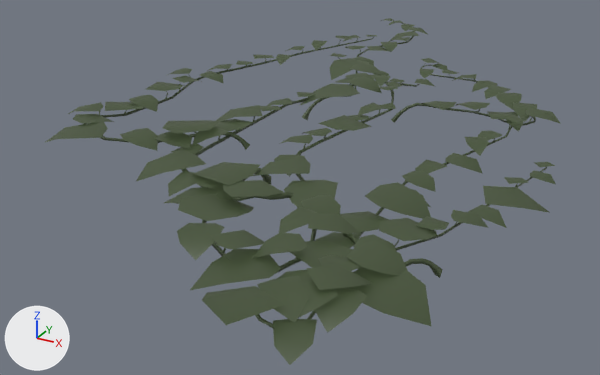
A saved change to the FBX model Assets/ArtRes/Map/Ivy/scene_Ivy4.fbx.
Camera for both pictures: a 50 mm camera at (2.4, -4.86, 2.33) aimed at (-0.8, 0.94, -0.57). The axes (+X, +Y, +Z) are drawn at lower left. The lights are the same throughout. Where no turn or scale is listed for an object, it has been applied to the vertices. Vertices at the same position are counted once.

The first picture shows 'Ivy4'.
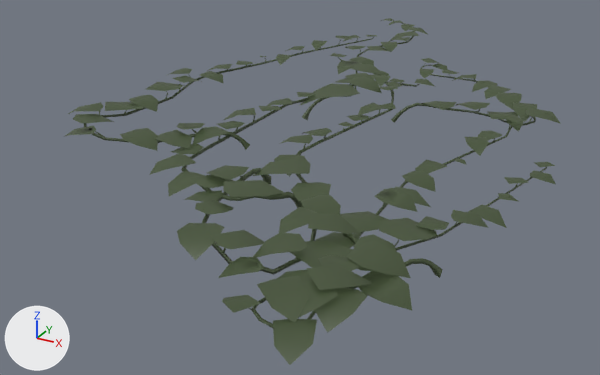
Where the newer file only moved an object's origin or applied its transform, the numbers keep the older frame.

The change, as a list of edits to the scene's bpy script:
```text
Change me_ivy_ground_direct_1_001:
    used by ob_ivy4; location = (0.0, 0.0, 0.0)
    remove me_ivy_ground_direct_1_001.from_pydata(...)  # 2373 vertices, 3024 faces; spans x -2.47..1.45, y -2.13..4.97, z -0.06..0.19
    add me_ivy_ground_direct_1_001.from_pydata(...)  # 2363 vertices, 3018 faces; spans x -2.47..1.39, y -2.07..4.97, z -0.06..0.19
    me_ivy_ground_direct_1_001 part 1: the loose piece of 6 vertices spanning x 0.99..1.45, y 0.0..0.36, z -0.03..0.08 is scaled about its middle by 0.315, then moved by (-0.03, 0.01, 0.03)
    me_ivy_ground_direct_1_001 part 2: the loose piece of 6 vertices spanning x 0.14..0.66, y -2.13..-1.72, z 0.06..0.19 is scaled about its middle by 0.469, then moved by (0.02, 0.0, 0.02)
    me_ivy_ground_direct_1_001 part 3: the loose piece of 7 vertices spanning x -0.54..-0.17, y 0.73..1.19, z 0.0..0.12 is scaled about its middle by 0.315, then moved by (0.01, -0.05, 0.03)
    me_ivy_ground_direct_1_001 part 4: the loose piece of 8 vertices spanning x -0.16..0.2, y -0.6..-0.17, z -0.01..0.1 is scaled about its middle by 0.742, then moved by (0.0, 0.01, 0.01)
    me_ivy_ground_direct_1_001 part 5: the loose piece of 8 vertices spanning x -0.6..-0.15, y -1.16..-0.63, z 0.0..0.13 is scaled about its middle by 0.507, then moved by (0.0, -0.04, 0.02)
    me_ivy_ground_direct_1_001 part 6: the loose piece of 7 vertices spanning x -0.87..-0.33, y -0.99..-0.59, z -0.01..0.11 is scaled about its middle by 0.529, then moved by (0.03, 0.0, 0.02)
    me_ivy_ground_direct_1_001 part 7: the loose piece of 7 vertices spanning x -0.88..-0.36, y -0.73..-0.34, z 0.05..0.18 is scaled about its middle by 0.638, then moved by (0.03, 0.01, 0.01)
    me_ivy_ground_direct_1_001 part 8: the loose piece of 6 vertices spanning x -2.16..-1.89, y 2.26..2.56, z 0.03..0.11 is scaled about its middle by 0.315, then moved by (0.0, -0.01, 0.02)
    me_ivy_ground_direct_1_001 part 9: the loose piece of 7 vertices spanning x 0.58..0.87, y 0.59..0.81, z 0.0..0.07 is scaled about its middle by 0.315, then moved by (-0.03, -0.01, 0.02)
    me_ivy_ground_direct_1_001 part 10: the loose piece of 6 vertices spanning x -1.38..-0.96, y 0.46..0.84, z 0.05..0.16 is scaled about its middle by 0.638, then moved by (0.01, 0.0, 0.01)
    me_ivy_ground_direct_1_001 part 11: the loose piece of 7 vertices spanning x -1.39..-0.99, y 0.23..0.6, z 0.02..0.13 is scaled about its middle by 0.638, then moved by (0.02, 0.01, 0.01)
    me_ivy_ground_direct_1_001 part 12: the loose piece of 7 vertices spanning x -1.27..-0.83, y -0.68..-0.23, z 0.01..0.12 is scaled about its middle by 0.669, then moved by (-0.01, 0.01, 0.01)
    me_ivy_ground_direct_1_001 part 13: 32 vertices removed from x -0.04..1.24, y -1.69..0.19, z -0.03..0.18; 27 vertices added at x 0.07..1.12, y -1.57..0.18, z 0.01..0.17
    me_ivy_ground_direct_1_001 part 14: 25 vertices removed from x -2.29..-0.34, y -0.56..0.87, z 0.04..0.18; 21 vertices added at x -2.15..-0.35, y -0.44..0.86, z 0.06..0.17
    me_ivy_ground_direct_1_001 part 15: 8 vertices removed from x -1.31..-0.91, y 2.27..2.74, z 0.0..0.12; 7 vertices added at x -1.24..-0.98, y 2.38..2.68, z 0.03..0.11
```

What differs and where, as boxes [x1, y1, x2, y2] in the pictures (600 x 375 px; the box of a moved part takes in the faces that stretch with it):
'Ivy4', reshaped: before [44, 18, 561, 365]; after [64, 18, 561, 365]
part 1 of me_ivy_ground_direct_1_001, moved or reshaped: before [483, 186, 550, 213]; after [498, 193, 519, 202]
part 2 of me_ivy_ground_direct_1_001, moved or reshaped: before [202, 286, 285, 325]; after [222, 295, 261, 313]
part 3 of me_ivy_ground_direct_1_001, moved or reshaped: before [318, 115, 372, 131]; after [339, 122, 353, 126]
part 4 of me_ivy_ground_direct_1_001, moved or reshaped: before [284, 180, 338, 208]; after [291, 182, 331, 202]
part 5 of me_ivy_ground_direct_1_001, moved or reshaped: before [178, 193, 254, 221]; after [195, 201, 233, 215]
part 6 of me_ivy_ground_direct_1_001, moved or reshaped: before [164, 186, 233, 204]; after [184, 190, 222, 202]
part 7 of me_ivy_ground_direct_1_001, moved or reshaped: before [193, 162, 260, 185]; after [207, 165, 249, 180]
part 8 of me_ivy_ground_direct_1_001, moved or reshaped (not visible afterwards): before [253, 54, 274, 59]
part 9 of me_ivy_ground_direct_1_001, moved or reshaped: before [445, 153, 483, 174]; after [455, 158, 467, 165]
part 10 of me_ivy_ground_direct_1_001, moved or reshaped: before [216, 105, 262, 122]; after [222, 108, 256, 121]
part 11 of me_ivy_ground_direct_1_001, moved or reshaped: before [214, 119, 254, 131]; after [217, 121, 245, 129]
part 12 of me_ivy_ground_direct_1_001, moved or reshaped: before [136, 149, 206, 181]; after [149, 153, 196, 175]
part 13 of me_ivy_ground_direct_1_001, moved or reshaped: before [190, 182, 431, 326]; after [219, 187, 417, 310]
part 14 of me_ivy_ground_direct_1_001, moved or reshaped: before [44, 120, 344, 143]; after [64, 123, 344, 137]
part 15 of me_ivy_ground_direct_1_001, moved or reshaped: before [330, 58, 369, 80]; after [337, 60, 362, 74]
